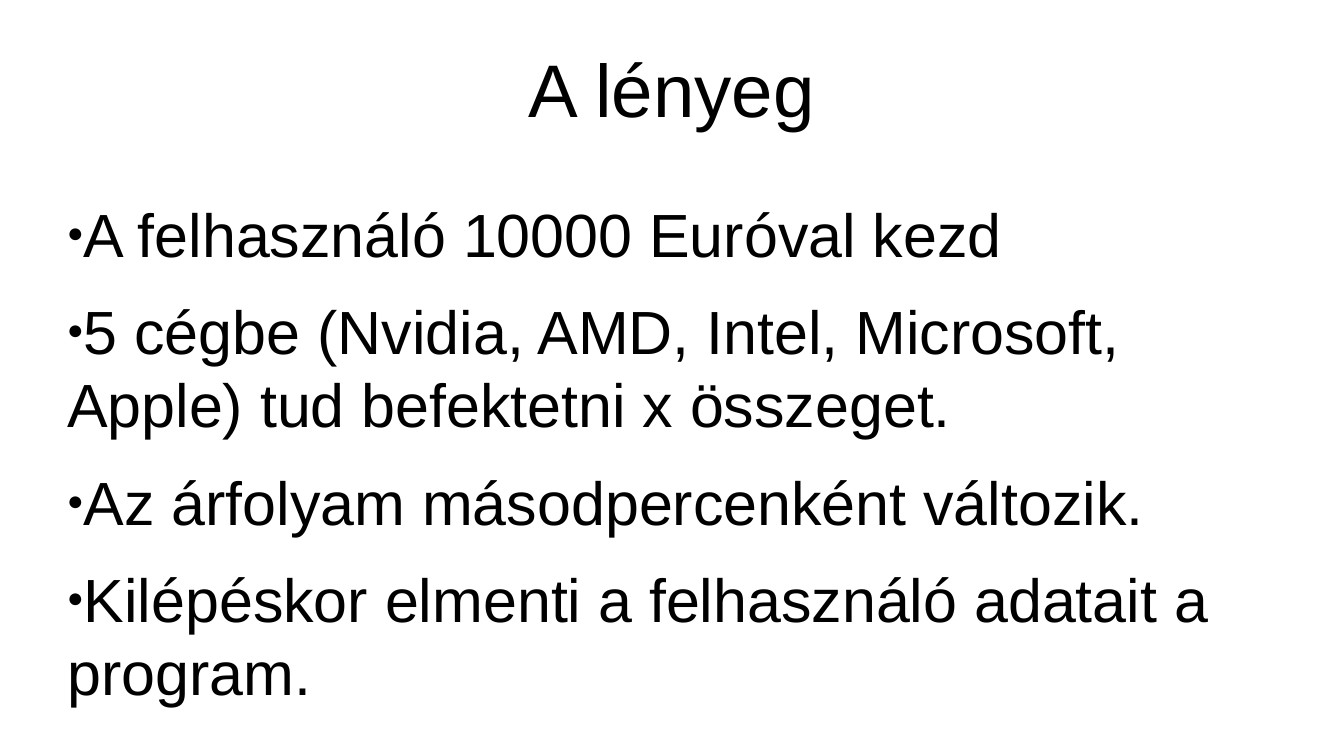
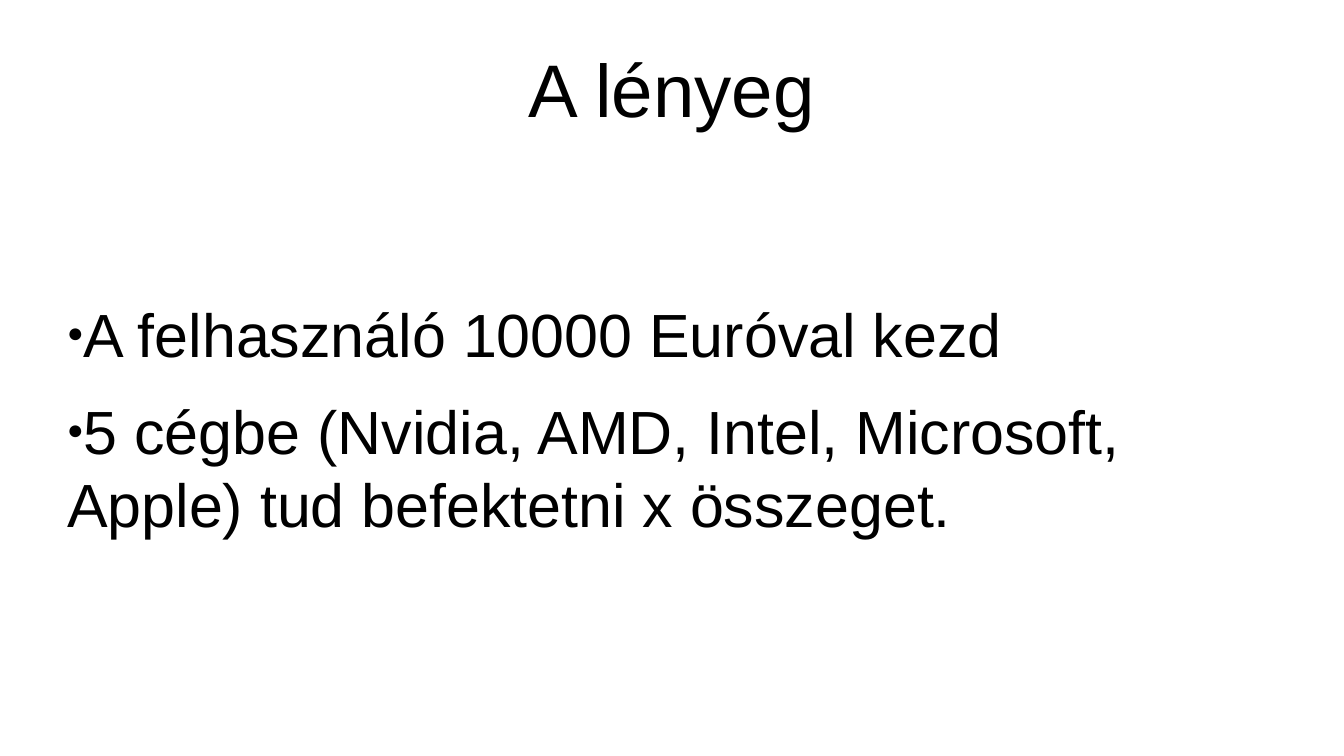
Before and after one commit to MajchricsRoland/2hetFeladat, a slide deck: slide 3 of eloadasDone.pptx. Drawn at 1344x756 pixels with LibreOffice and Linux fonts; fonts in the diff are those of the drawing. Boxes give left, top, right and bottom in pixels: in the first picture for what was removed or moved away, otherwise in the second. Text is boxed around its words. In the diff, an @@ line names an element or a change of style, - is before the commit and + after.

```diff
--- a/eloadasDone.pptx
+++ b/eloadasDone.pptx
@@ text "A felhasználó 10000 Euróval kezd" moved from (x1=67, y1=212, x2=1208, y2=706) to (x1=67, y1=312, x2=1119, y2=538) @@
@@ text at (x1=67, y1=480, x2=1208, y2=706): paragraphs removed @@
-● Az árfolyam másodpercenként változik.
-● Kilépéskor elmenti a felhasználó adatait a program.
```
